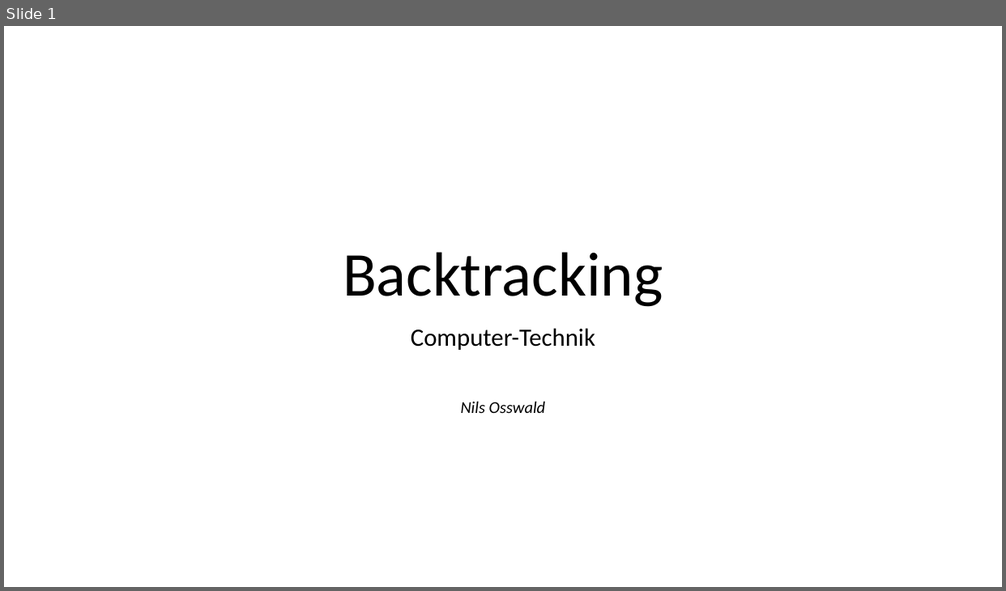
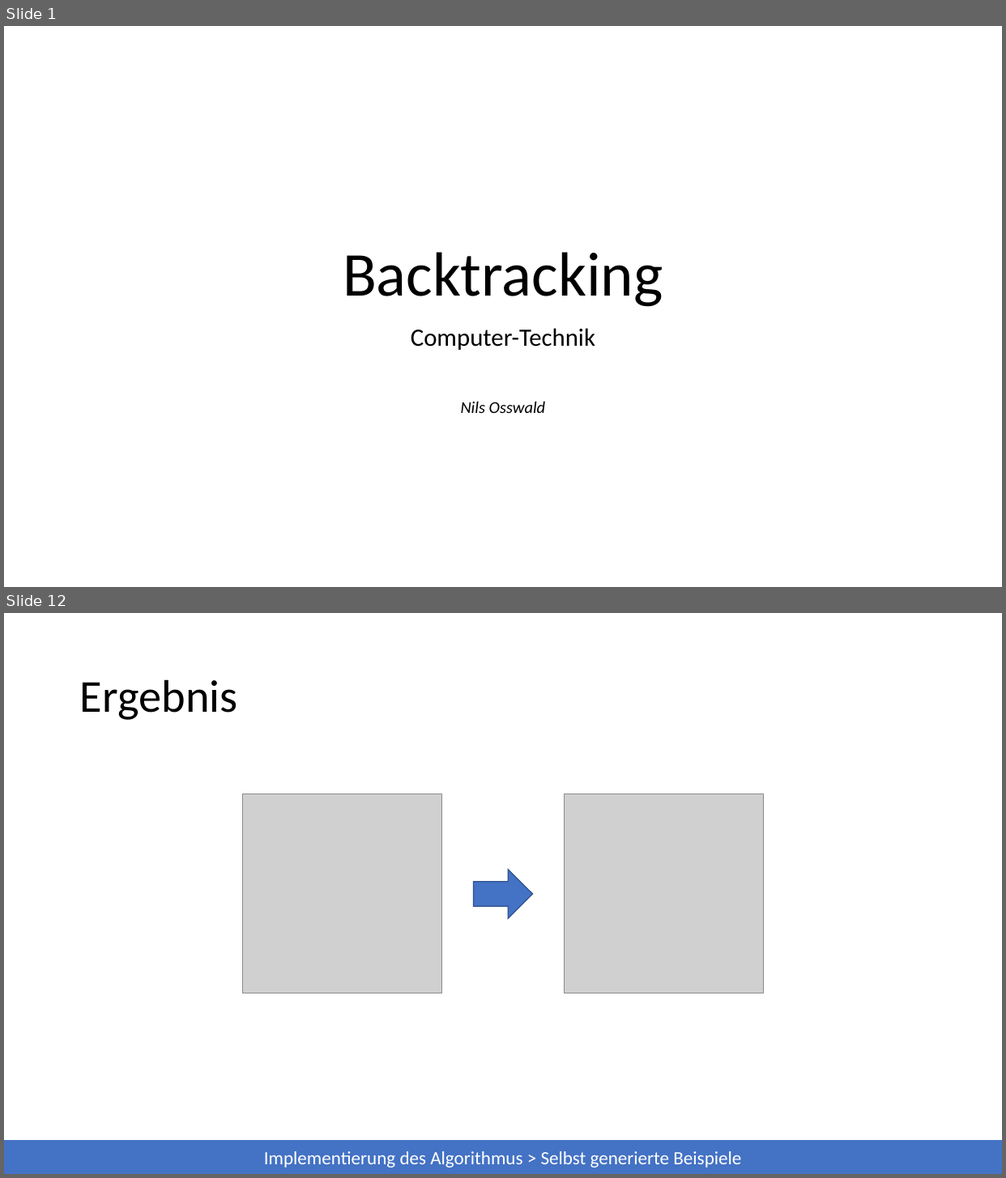
Before and after one commit to 7rebux/backtracking, a slide deck: _presentation/main.pptx. Shown one above the other, each under a label of ours: slide 1 before the commit, slides 1 and 12 after it; the slides between them are not shown. The pictures are 1006x591 and 1006x1178 pixels, drawn with LibreOffice and Linux fonts; fonts in the diff are those of the drawing; grey boxes stand for pictures. Boxes give left, top, right and bottom in pixels: in the first picture for what was removed or moved away, otherwise in the second. Text is boxed around its words. In the diff, an @@ line names an element or a change of style, - is before the commit and + after.

```diff
--- a/_presentation/main.pptx
+++ b/_presentation/main.pptx
@@ slide 12 added at <box>4,613,1002,1174</box>, background #FFFFFF @@
@@ title added at <box>80,679,238,720</box>, 44 pt, text #000000 @@
+Ergebnis
@@ picture added at <box>243,794,443,994</box> @@
@@ picture added at <box>564,794,764,994</box> @@
@@ right arrow added at <box>473,870,533,919</box>, fill #4472C4, outline #325491 1 pt @@
@@ rectangle added at <box>4,1141,1002,1174</box>, fill #4472C4, 18 pt, text #FFFFFF @@
+Implementierung des Algorithmus > Selbst generierte Beispiele
```
Also in this commit, not shown: 3 slides changed, 10 other slides added, 8 other files.
